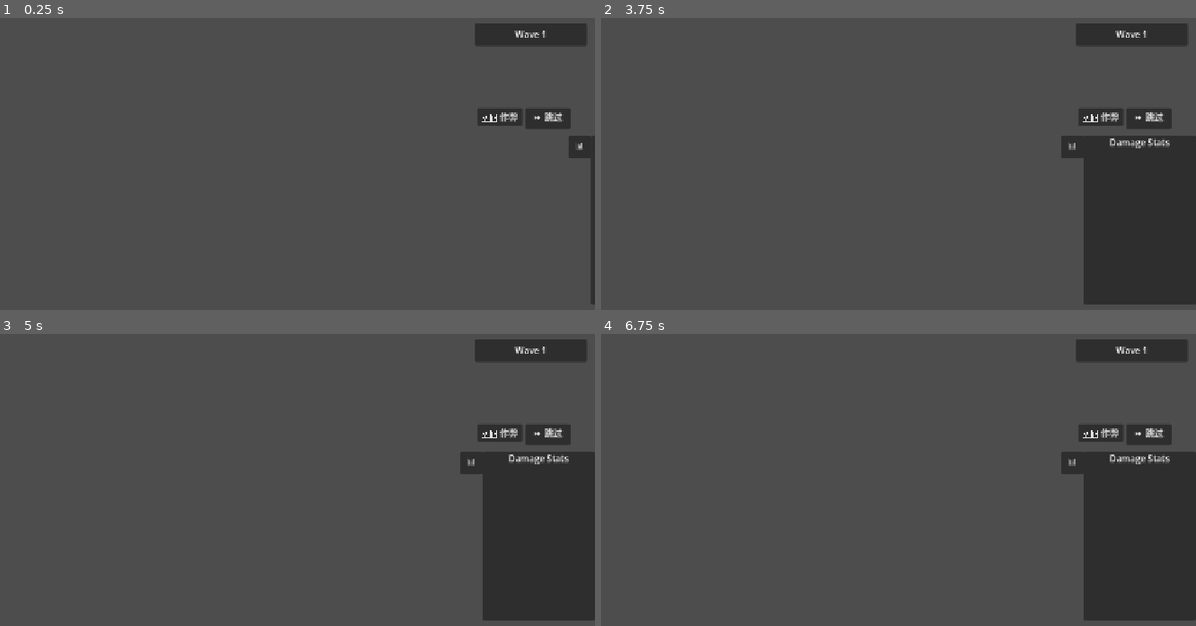
Above: before the commit, frames 1-4 (two rows, left to right).
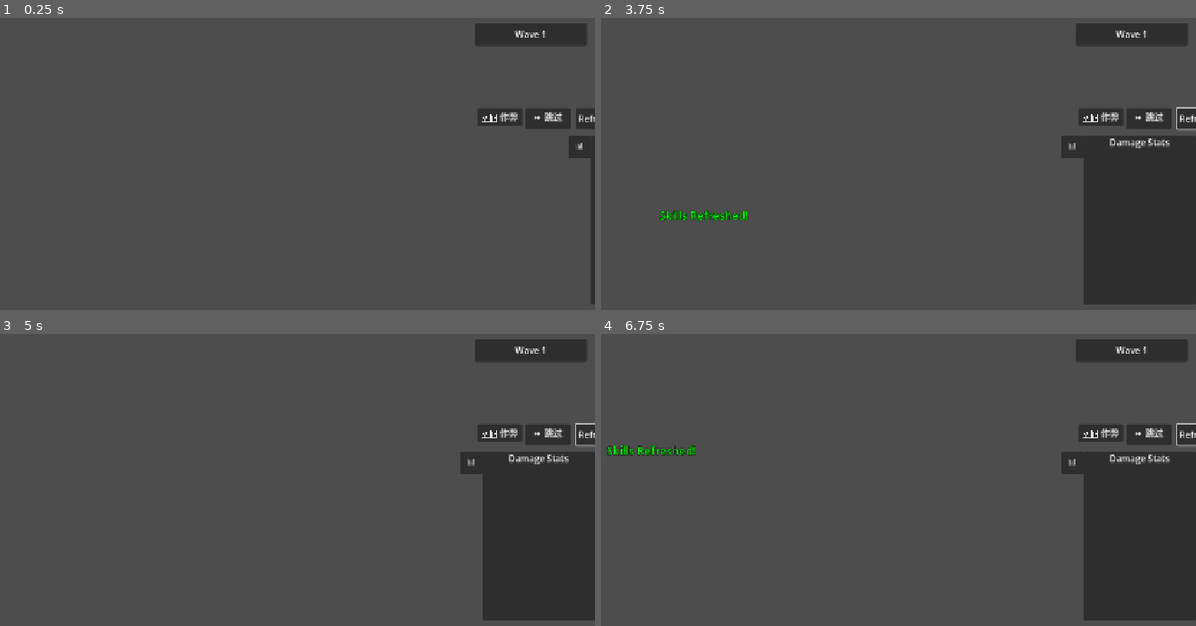
Above: after the commit, the same moments.

Repository: seekerzz/tower-html
Game: Godot game, scene res://src/Scenes/UI/MainGUI.tscn
Two runs of this game, one before a commit and one after it. Both use one fixed random seed, a clock stepped at 60 frames per second and the inputs below. The project has no main scene, so this scene is started directly.
Inputs (mouse positions are in pixels of both pictures, inside the frame that each line leads up to):
- Up to frame 1 (0.25 s): no input
- Up to frame 2 (3.75 s): click "🛠️ 作弊" at 0.5 s; click "⏩ 跳过" at 1.25 s; click "📊" at 2 s; tap Enter at 2.75 s; move the mouse to (993, 199) at 2.77 s; hold Right (ui_right) 2.78-3.5 s; tap Q at 2.85 s; click (993, 199) at 2.92 s; tap Space at 3.5 s; drag from (690, 239) to (803, 301) at 3.52 s
- Up to frame 3 (5 s): move the mouse to (309, 447) at 4.27 s; hold Right (ui_right) from 4.28 s (still down); tap R at 4.35 s; click (309, 447) at 4.42 s
- Up to frame 4 (6.75 s): release Right (ui_right) at 5 s; tap Enter at 5 s; drag from (803, 617) to (618, 474) at 5.02 s; move the mouse to (1053, 596) at 5.77 s; hold Left (ui_left) 5.78-6.5 s; tap Q at 5.85 s; click (1053, 596) at 5.92 s; tap Space at 6.5 s; drag from (618, 474) to (725, 436) at 6.52 s

The runs differ from the first frame. In frame 1, 0.2% of the frame differs, in the area x 96-100%, y 31-38%; in frame 2, 0.6%; in frame 3, 0.2%; in frame 4, 0.6%, in the area x 0-100%, y 30-42%.

Commit message:
Implement various UI and gameplay improvements
- Disable active skill usage during the shop phase.
- Add a "Refresh Skills" button next to the "Skip Wave" button.
- Automatically exit build mode (grid lines off) when combat starts.
- Update unit visuals to display star icons vertically instead of text.
- Update unit drag preview to use the unit's texture instead of an emoji.

Diff:
--- a/src/Scripts/GridManager.gd
+++ b/src/Scripts/GridManager.gd
@@ -90,6 +90,10 @@
 		GameManager.wave_started.connect(func():
 			expansion_mode = false
 			clear_ghosts()
+			# Also turn off grid lines
+			for key in tiles:
+				if tiles[key].has_method("set_grid_visible"):
+					tiles[key].set_grid_visible(false)
 		)
 
 func create_initial_grid():
--- a/src/Scripts/UI/MainGUI.gd
+++ b/src/Scripts/UI/MainGUI.gd
@@ -67,6 +67,8 @@
 		debug_button.pressed.connect(_on_debug_button_pressed)
 	if skip_button:
 		skip_button.pressed.connect(_on_skip_button_pressed)
+		# Create Refresh Button
+		_create_refresh_button()
 
 	if retry_button:
 		retry_button.pressed.connect(_on_retry_wave_pressed)
@@ -354,6 +356,43 @@
 func _on_debug_button_pressed():
 	GameManager.activate_cheat()
 
+func _create_refresh_button():
+	var refresh_btn = Button.new()
+	refresh_btn.text = "Refresh Skills"
+	refresh_btn.name = "RefreshButton"
+	refresh_btn.pressed.connect(_on_refresh_button_pressed)
+
+	# Add to skip button's parent or next to it
+	if skip_button and skip_button.get_parent():
+		skip_button.get_parent().add_child(refresh_btn)
+		# Position it next to skip button if parent is not a container
+		if skip_button.get_parent() is not Container:
+			refresh_btn.position = skip_button.position + Vector2(skip_button.size.x + 10, 0)
+			refresh_btn.size = skip_button.size
+		else:
+			# If it is a container, move it to be after skip_button
+			skip_button.get_parent().move_child(refresh_btn, skip_button.get_index() + 1)
+
+func _on_refresh_button_pressed():
+	if GameManager.is_wave_active:
+		GameManager.spawn_floating_text(get_global_mouse_position(), "Combat Active!", Color.RED)
+		return
+
+	# Reset cooldowns
+	if GameManager.grid_manager:
+		for key in GameManager.grid_manager.tiles:
+			var tile = GameManager.grid_manager.tiles[key]
+			if tile.unit:
+				tile.unit.skill_cooldown = 0
+
+		# Refresh UI
+		if left_sidebar and left_sidebar.has_node("SkillBar"): # Assuming SkillBar is in LeftSidebar or find it
+			var skill_bar = find_child("SkillBar", true, false)
+			if skill_bar and skill_bar.has_method("refresh_skills"):
+				skill_bar.refresh_skills()
+
+	GameManager.spawn_floating_text(get_global_mouse_position(), "Skills Refreshed!", Color.GREEN)
+
 func _on_skip_button_pressed():
 	if not GameManager.is_wave_active:
 		return
--- a/src/Scripts/UI/SkillBar.gd
+++ b/src/Scripts/UI/SkillBar.gd
@@ -209,4 +209,7 @@
 			_on_skill_btn_pressed(skill_units[index])
 
 func _on_skill_btn_pressed(unit):
+	if !GameManager.is_wave_active:
+		GameManager.spawn_floating_text(get_global_mouse_position(), "Not in Combat!", Color.RED)
+		return
 	unit.activate_skill()
--- a/src/Scripts/UI/UnitDragHandler.gd
+++ b/src/Scripts/UI/UnitDragHandler.gd
@@ -43,21 +43,41 @@
 	if !unit_ref: return null
 	if !GameManager.is_wave_active and unit_ref.grid_pos != null:
 		var preview = Control.new()
-		var rect = ColorRect.new()
-		rect.size = size
-		rect.color = Color(1, 1, 1, 0.5)
-		preview.add_child(rect)
 
-		# Add label?
-		var lbl = Label.new()
-		if unit_ref.unit_data:
-			lbl.text = unit_ref.unit_data.get("icon", "?")
-		lbl.size = size
-		lbl.horizontal_alignment = HORIZONTAL_ALIGNMENT_CENTER
-		lbl.vertical_alignment = VERTICAL_ALIGNMENT_CENTER
-		preview.add_child(lbl)
+		# Try to use image texture
+		var icon_tex = AssetLoader.get_unit_icon(unit_ref.type_key)
+		if icon_tex:
+			var tex_rect = TextureRect.new()
+			tex_rect.texture = icon_tex
+			tex_rect.expand_mode = TextureRect.EXPAND_IGNORE_SIZE
+			tex_rect.stretch_mode = TextureRect.STRETCH_KEEP_ASPECT_CENTERED
+			tex_rect.size = size
+			# Slight transparency
+			tex_rect.modulate.a = 0.8
+			preview.add_child(tex_rect)
+		else:
+			# Fallback to ColorRect + Label
+			var rect = ColorRect.new()
+			rect.size = size
+			rect.color = Color(1, 1, 1, 0.5)
+			preview.add_child(rect)
 
-		set_drag_preview(preview)
+			var lbl = Label.new()
+			if unit_ref.unit_data:
+				lbl.text = unit_ref.unit_data.get("icon", "?")
+			lbl.size = size
+			lbl.horizontal_alignment = HORIZONTAL_ALIGNMENT_CENTER
+			lbl.vertical_alignment = VERTICAL_ALIGNMENT_CENTER
+			preview.add_child(lbl)
+
+		# Center the preview on mouse
+		# preview.position = -size/2 # This doesn't work directly on drag preview control, needs to be handled by Godot's internals or offset
+		# Godot centers the control at mouse by default if we don't change anything, or top-left.
+		# Usually we set the control center.
+		var c = Control.new()
+		c.add_child(preview)
+		preview.position = -size / 2
+		set_drag_preview(c)
 
 		return {
 			"source": "grid",
--- a/src/Scripts/Unit.gd
+++ b/src/Scripts/Unit.gd
@@ -274,15 +274,51 @@
 		label.position = target_pos
 		label.pivot_offset = label.size / 2
 
+	_update_star_visuals()
+
+	_update_buff_icons()
+
+func _update_star_visuals():
+	# Handle Star Visuals (Vertical on right)
+	var star_container = visual_holder.get_node_or_null("StarContainer")
+	if !star_container:
+		star_container = VBoxContainer.new()
+		star_container.name = "StarContainer"
+		star_container.mouse_filter = Control.MOUSE_FILTER_IGNORE
+		star_container.alignment = BoxContainer.ALIGNMENT_CENTER
+		# Position to the right.
+		# If unit size is 60x60, right edge is +30.
+		var size = Vector2(60, 60)
+		if unit_data and unit_data.has("size"):
+			size = Vector2(unit_data.size.x * 60, unit_data.size.y * 60)
+
+		star_container.position = Vector2(size.x / 2 - 10, -size.y / 2) # Start from top-right area
+		star_container.size = Vector2(20, size.y)
+
+		visual_holder.add_child(star_container)
+
+	# Clear existing stars
+	for child in star_container.get_children():
+		child.queue_free()
+
+	# Hide legacy star label if exists
+	var star_label = visual_holder.get_node_or_null("StarLabel")
+	if star_label: star_label.hide()
+
 	if level > 1:
-		if star_label:
-			star_label.text = "⭐%d" % level
-			star_label.show()
-	else:
-		if star_label:
-			star_label.hide()
-
-	_update_buff_icons()
+		for i in range(level):
+			var s_icon = TextureRect.new()
+			# Ideally load a star texture. If not available, we can use a small colored rect or label.
+			# Using Label with emoji as fallback or requested style if no asset.
+			# But request says "two star icons". I will assume emoji icon is acceptable if no asset,
+			# OR create a small yellow rect rotated 45 deg?
+			# Let's try to use AssetLoader if it has one, otherwise Label.
+
+			var lbl = Label.new()
+			lbl.text = "⭐"
+			lbl.add_theme_font_size_override("font_size", 12)
+			lbl.horizontal_alignment = HORIZONTAL_ALIGNMENT_CENTER
+			star_container.add_child(lbl)
 
 func _update_buff_icons():
 	var buff_container = get_node_or_null("BuffContainer")
